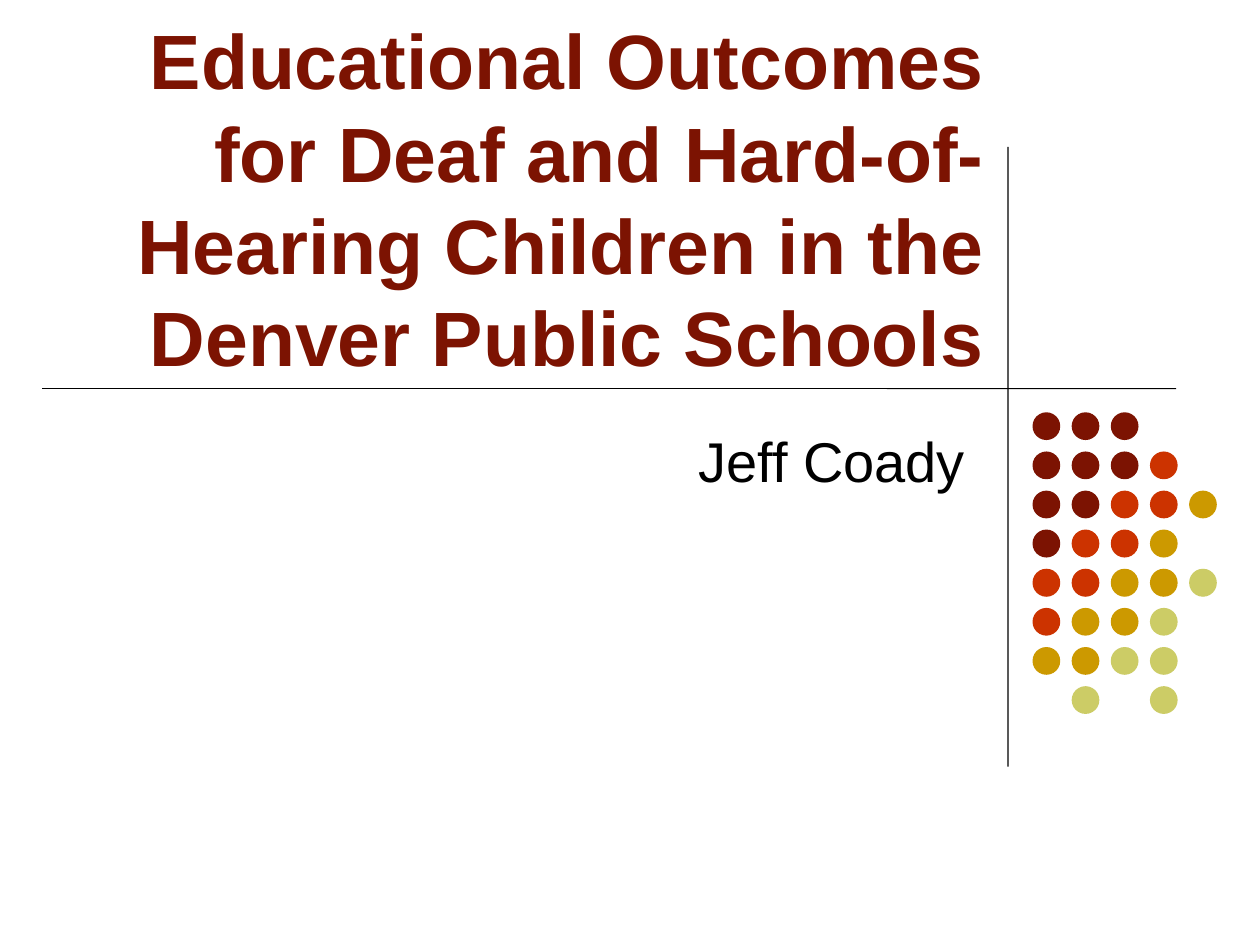
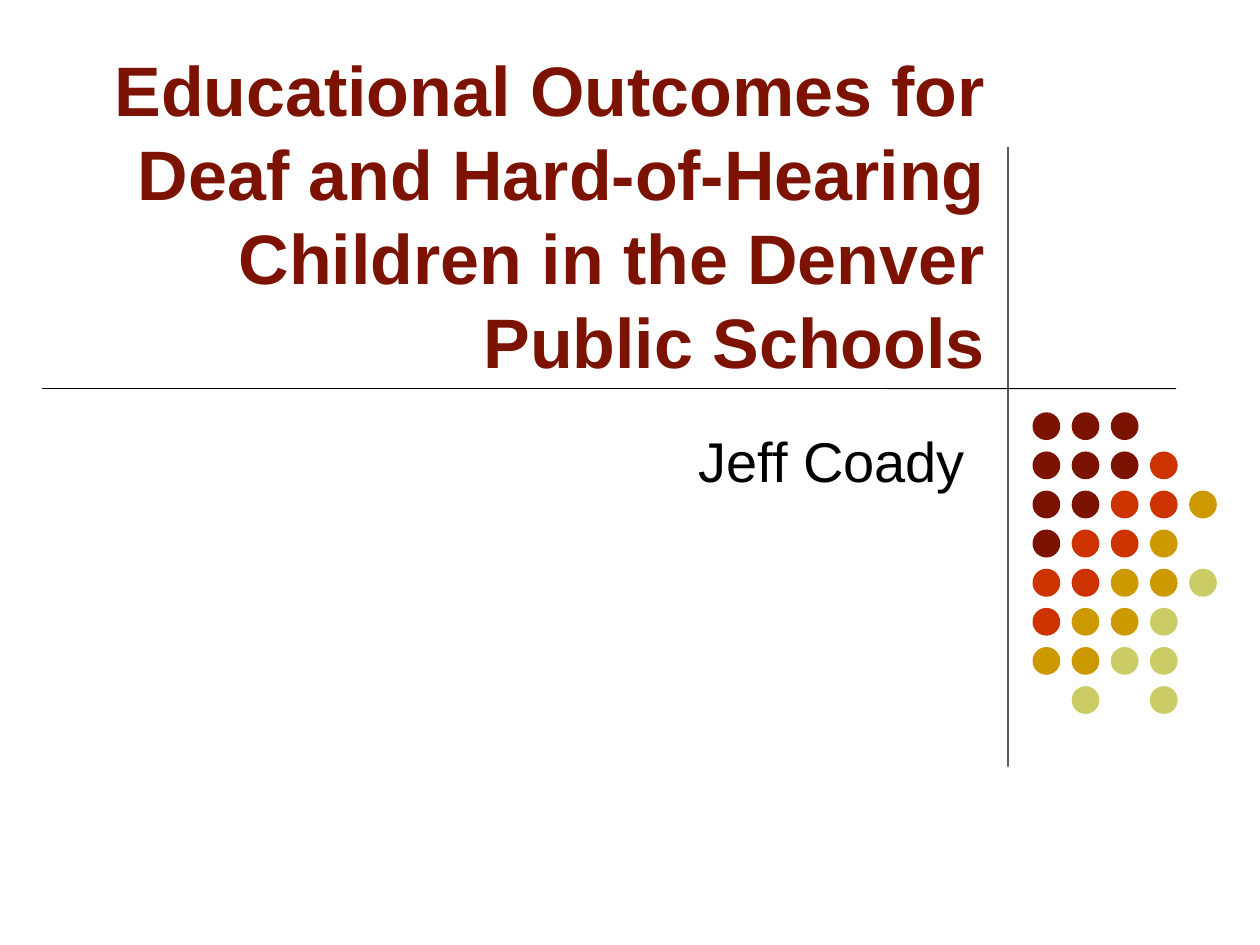
Before and after one commit to jeff326/Education-Outcomes-for-DHH-children-in-DPS, a slide deck: slide 1 of Coady-Capstone.ppt. Drawn at 1260x945 pixels with LibreOffice and Linux fonts; fonts in the diff are those of the drawing. Boxes give left, top, right and bottom in pixels: in the first picture for what was removed or moved away, otherwise in the second. Text is boxed around its words. In the diff, an @@ line names an element or a change of style, - is before the commit and + after.

```diff
--- a/Coady-Capstone.ppt
+++ b/Coady-Capstone.ppt
@@ title "Educational Outcomes for Deaf and ..." at [114, 65, 985, 369]: size 44 to 40 pt @@
```
Also in this commit, not shown: 4 other files.
